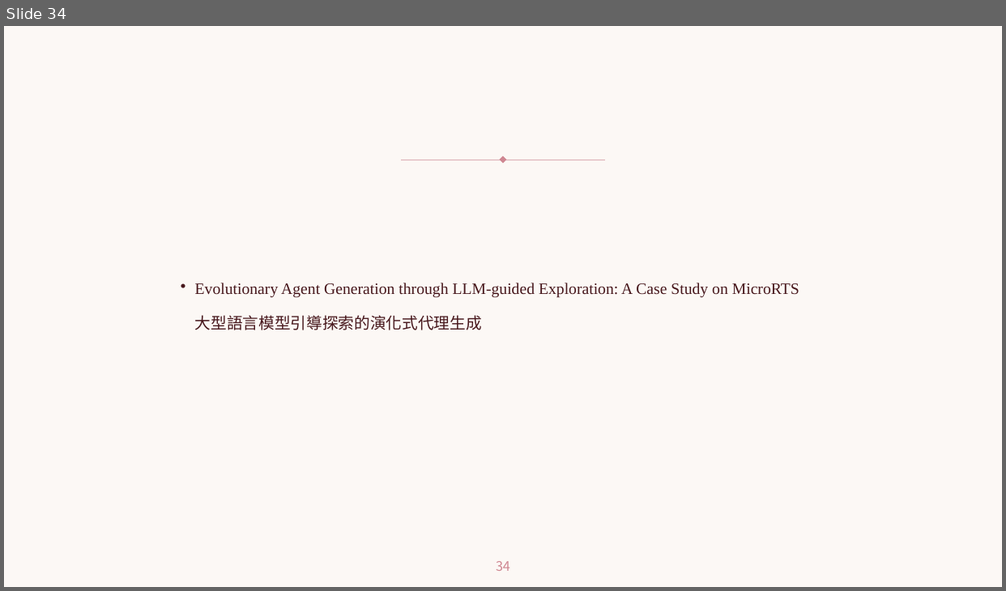
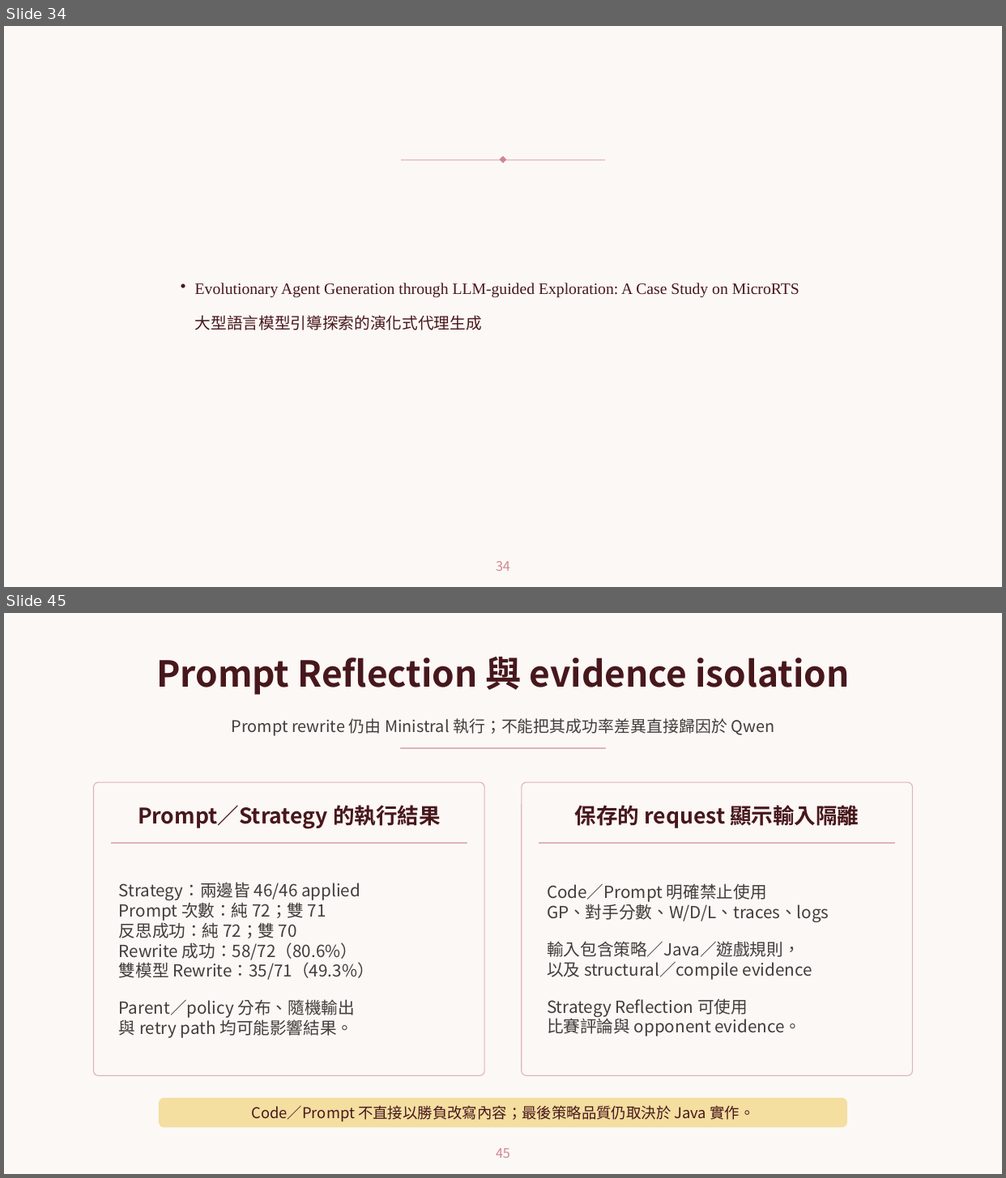
Before and after one commit to sophie8909/EAGLE, a slide deck: Meeting/20260910_eagle_progress.pptx. Shown one above the other, each under a label of ours: slide 34 before the commit, slides 34 and 45 after it; the slides between them are not shown. The pictures are 1006x591 and 1006x1178 pixels, drawn with LibreOffice and Linux fonts; fonts in the diff are those of the drawing; background and template pictures are left out. Boxes give left, top, right and bottom in pixels: in the first picture for what was removed or moved away, otherwise in the second. Text is boxed around its words. In the diff, an @@ line names an element or a change of style, - is before the commit and + after.

```diff
--- a/Meeting/20260910_eagle_progress.pptx
+++ b/Meeting/20260910_eagle_progress.pptx
@@ slide 45 added at bbox=[4, 613, 1002, 1174], background picture (left out) @@
@@ text added at bbox=[156, 657, 849, 695], 45 pt, text #47171C, bold @@
+Prompt Reflection 與 evidence isolation
@@ text added at bbox=[232, 718, 774, 736], 20.2 pt, text #423C3B @@
+Prompt rewrite 仍由 Ministral 執行；不能把其成功率差異直接歸因於 Qwen
@@ rectangle added at bbox=[401, 747, 605, 749], fill #DEB4BA, outline #DEB4BA 1.13 pt @@
@@ rounded rectangle added at bbox=[93, 782, 484, 1076], fill #FCF8F5, outline #DEB4BA 1.13 pt @@
@@ rounded rectangle added at bbox=[522, 782, 912, 1076], fill #FCF8F5, outline #DEB4BA 1.13 pt @@
@@ text added at bbox=[138, 805, 441, 829], 27 pt, text #47171C, bold @@
+Prompt／Strategy 的執行結果
@@ text added at bbox=[575, 805, 859, 828], 27 pt, text #47171C, bold @@
+保存的 request 顯示輸入隔離
@@ rectangle added at bbox=[112, 843, 467, 843], fill #DEB4BA, outline #DEB4BA 1.13 pt @@
@@ rectangle added at bbox=[539, 843, 894, 843], fill #DEB4BA, outline #DEB4BA 1.13 pt @@
@@ text added at bbox=[119, 882, 373, 1038], 21 pt, text #423C3B @@
+Strategy：兩邊皆 46/46 applied
+Prompt 次數：純 72；雙 71
+反思成功：純 72；雙 70
+Rewrite 成功：58/72（80.6%）
+雙模型 Rewrite：35/71（49.3%）
+Parent／policy 分布、隨機輸出
+與 retry path 均可能影響結果。
@@ text added at bbox=[547, 884, 829, 980], 21 pt, text #423C3B @@
+Code／Prompt 明確禁止使用
+GP、對手分數、W/D/L、traces、logs
+輸入包含策略／Java／遊戲規則，
+以及 structural／compile evidence
+Strategy Reflection 可使用
+比賽評論與 opponent evidence。
@@ rounded rectangle added at bbox=[160, 1099, 846, 1127], fill #F4DEA0, outline #F4DEA0 1.13 pt @@
@@ text added at bbox=[251, 1105, 754, 1122], 18.8 pt, text #47171C @@
+Code／Prompt 不直接以勝負改寫內容；最後策略品質仍取決於 Java 實作。
@@ page number added at bbox=[496, 1148, 510, 1158], 16.5 pt, text #CF8792 @@
+45
```
Also in this commit, not shown: 15 other slides added.
